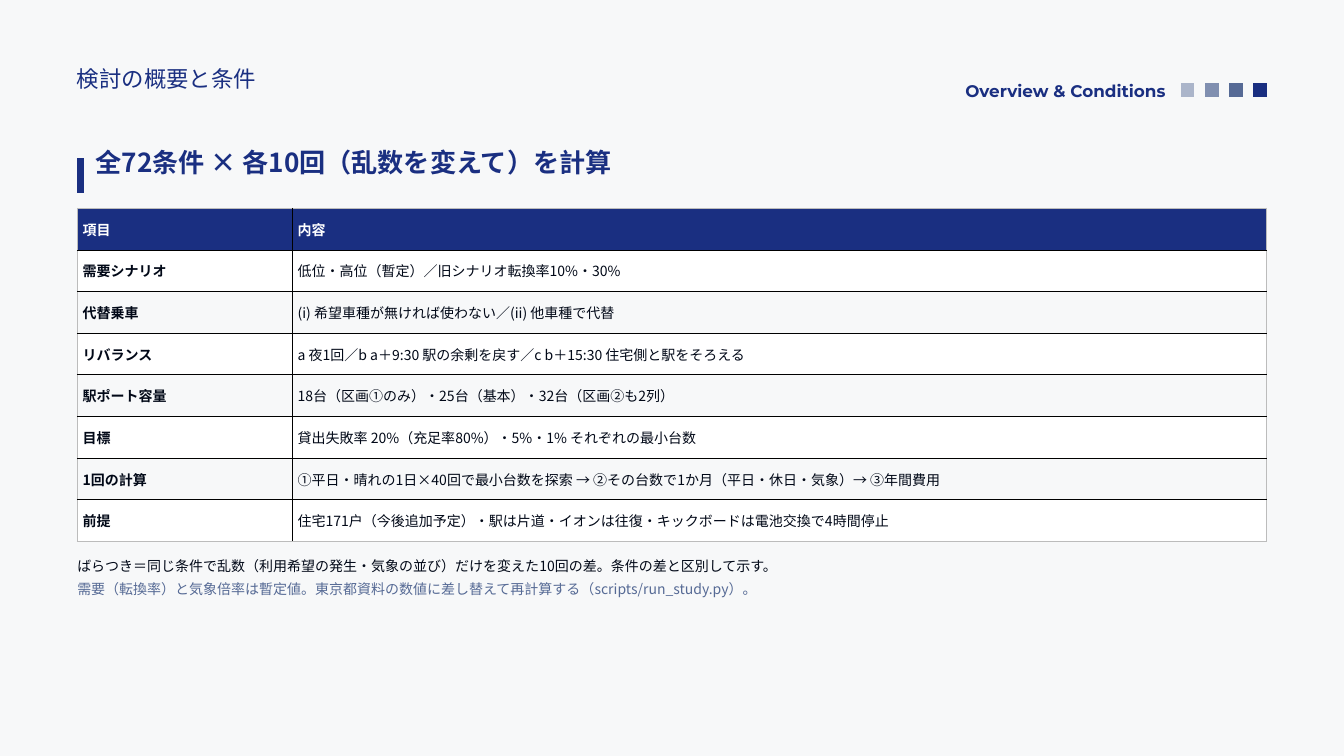
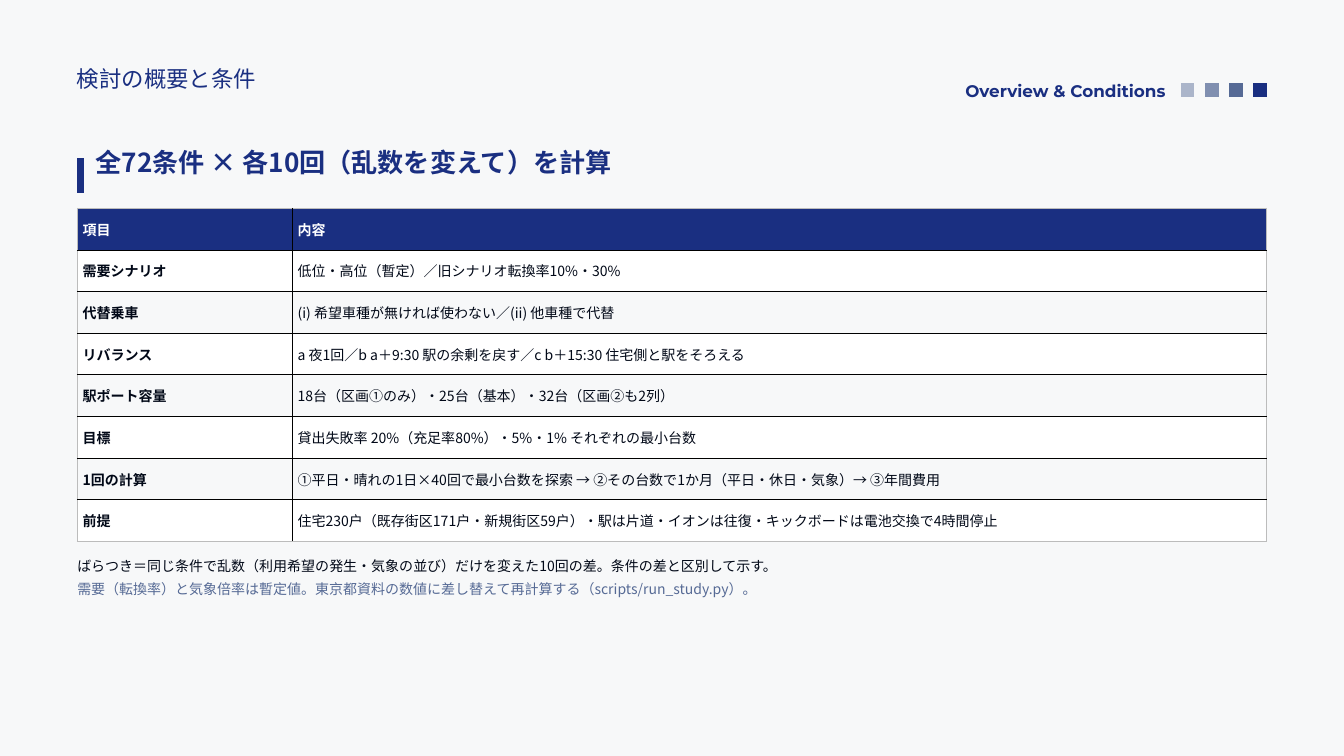
Before and after one commit to saigaeno-cmd/mikuri_sim, a slide deck: slide 5 of data/output/study/報告_モビリティシェア検討.pptx (slide 4 before the commit). Drawn at 1344x756 pixels with LibreOffice and Linux fonts; fonts in the diff are those of the drawing. Boxes give left, top, right and bottom in pixels: in the first picture for what was removed or moved away, otherwise in the second. Text is boxed around its words. In the diff, an @@ line names an element or a change of style, - is before the commit and + after.

```diff
--- a/data/output/study/報告_モビリティシェア検討.pptx
+++ b/data/output/study/報告_モビリティシェア検討.pptx
@@ table at <box>77,208,1267,542</box> @@
-row 8, column 2: 住宅171戸（今後追加予定）・駅は片道・イオンは往復・キックボードは電池交換で4時間停止
+row 8, column 2: 住宅230戸（既存街区171戸・新規街区59戸）・駅は片道・イオンは往復・キックボードは電池交換で4時間停止
```
Also in this commit, not shown: 22 other slides changed, 1 slide added, 6 other files.
